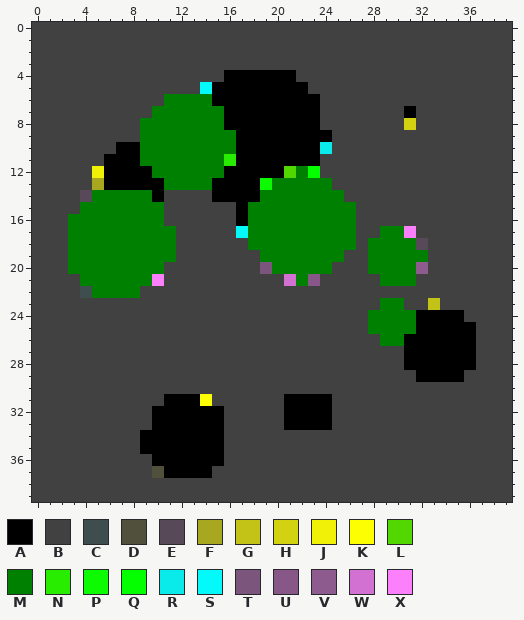
A pixel-art sprite gets an edit: results/real-img.png. Above is the file before it was changed.
The file is 40x40 pixels. Colours within 5 levels of each other are drawn and written as one.
Palette (. is transparent): A #010000  B #414141  C #3e4d4d  D #50503d  E #574957  F #a8a820  G #c2c217  H #d2d211  J #f1f107  K #fefe02  L #53d700  M #008000  N #28ed00  P #0cfb00  Q #04ff00  R #09eaea  S #04fafa  T #7b557b  U #875887  V #8e5b8e  W #d271d2  X #fc7ffc
After:
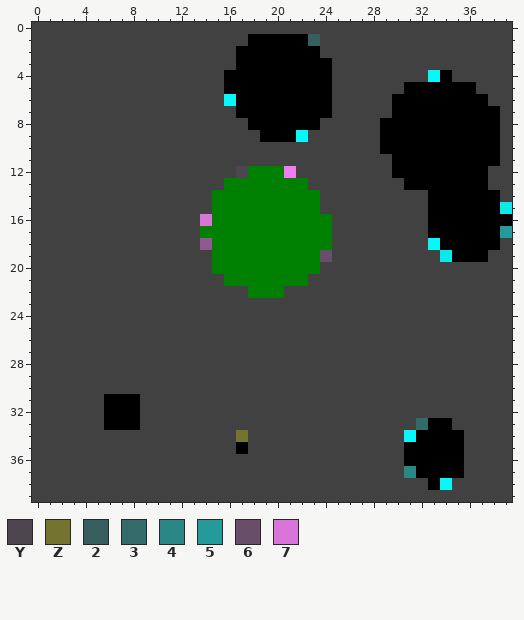
Colours new in this view: Y #4e464e  Z #747430  2 #375f5f  3 #336b6b  4 #2b8686  5 #249a9a  6 #684e68  7 #d974d9
Diff:
@@ palette @@
-L #53d700
+L #f27cf2
@@ x 0..39 @@
  0 BBBBBBBBBBBBBBBBBBBBBBBBBBBBBBBBBBBBBBBB
- 1 BBBBBBBBBBBBBBBBBBBBBBBBBBBBBBBBBBBBBBBB
- 2 BBBBBBBBBBBBBBBBBBBBBBBBBBBBBBBBBBBBBBBB
- 3 BBBBBBBBBBBBBBBBBBBBBBBBBBBBBBBBBBBBBBBB
- 4 BBBBBBBBBBBBBBBBAAAAAABBBBBBBBBBBBBBBBBB
- 5 BBBBBBBBBBBBBBSAAAAAAAABBBBBBBBBBBBBBBBB
- 6 BBBBBBBBBBBMMMMAAAAAAAAABBBBBBBBBBBBBBBB
- 7 BBBBBBBBBBMMMMMMAAAAAAAABBBBBBBABBBBBBBB
- 8 BBBBBBBBBMMMMMMMAAAAAAAABBBBBBBHBBBBBBBB
- 9 BBBBBBBBBMMMMMMMMAAAAAAAABBBBBBBBBBBBBBB
-10 BBBBBBBAAMMMMMMMMAAAAAAARBBBBBBBBBBBBBBB
-11 BBBBBBAAAMMMMMMMNAAAAAAABBBBBBBBBBBBBBBB
-12 BBBBBJAAAAMMMMMMAAAAALMQBBBBBBBBBBBBBBBB
-13 BBBBBFAAAAAMMMMAAAAPMMMMMBBBBBBBBBBBBBBB
-14 BBBBEMMMMMABBBBAAAAMMMMMMMBBBBBBBBBBBBBB
-15 BBBBMMMMMMMBBBBBBAMMMMMMMMMBBBBBBBBBBBBB
-16 BBBMMMMMMMMBBBBBBAMMMMMMMMMBBBBBBBBBBBBB
-17 BBBMMMMMMMMMBBBBBSMMMMMMMMMBBMMXBBBBBBBB
-18 BBBMMMMMMMMMBBBBBBMMMMMMMMMBMMMMEBBBBBBB
-19 BBBMMMMMMMMMBBBBBBBMMMMMMMBBMMMMMBBBBBBB
-20 BBBMMMMMMMMBBBBBBBBTMMMMMBBBMMMMVBBBBBBB
-21 BBBBMMMMMMXBBBBBBBBBBWMUBBBBBMMMBBBBBBBB
-22 BBBBCMMMMBBBBBBBBBBBBBBBBBBBBBBBBBBBBBBB
-23 BBBBBBBBBBBBBBBBBBBBBBBBBBBBBMMBBGBBBBBB
-24 BBBBBBBBBBBBBBBBBBBBBBBBBBBBMMMMAAAABBBB
-25 BBBBBBBBBBBBBBBBBBBBBBBBBBBBMMMMAAAAABBB
-26 BBBBBBBBBBBBBBBBBBBBBBBBBBBBBMMAAAAAABBB
-27 BBBBBBBBBBBBBBBBBBBBBBBBBBBBBBBAAAAAABBB
-28 BBBBBBBBBBBBBBBBBBBBBBBBBBBBBBBAAAAAABBB
-29 BBBBBBBBBBBBBBBBBBBBBBBBBBBBBBBBAAAABBBB
+ 1 BBBBBBBBBBBBBBBBBBAAAAA2BBBBBBBBBBBBBBBB
+ 2 BBBBBBBBBBBBBBBBBAAAAAAABBBBBBBBBBBBBBBB
+ 3 BBBBBBBBBBBBBBBBBAAAAAAAABBBBBBBBBBBBBBB
+ 4 BBBBBBBBBBBBBBBBAAAAAAAAABBBBBBBBSABBBBB
+ 5 BBBBBBBBBBBBBBBBAAAAAAAAABBBBBBAAAAAABBB
+ 6 BBBBBBBBBBBBBBBBSAAAAAAAABBBBBAAAAAAAABB
+ 7 BBBBBBBBBBBBBBBBBAAAAAAAABBBBBAAAAAAAAAB
+ 8 BBBBBBBBBBBBBBBBBBAAAAAABBBBBAAAAAAAAAAB
+ 9 BBBBBBBBBBBBBBBBBBBAAASBBBBBBAAAAAAAAAAB
+10 BBBBBBBBBBBBBBBBBBBBBBBBBBBBBAAAAAAAAAAB
+11 BBBBBBBBBBBBBBBBBBBBBBBBBBBBBBAAAAAAAAAB
+12 BBBBBBBBBBBBBBBBBYMMMLBBBBBBBBAAAAAAAABB
+13 BBBBBBBBBBBBBBBBMMMMMMMBBBBBBBBAAAAAAABB
+14 BBBBBBBBBBBBBBBMMMMMMMMMBBBBBBBBBAAAAAAB
+15 BBBBBBBBBBBBBBBMMMMMMMMMBBBBBBBBBAAAAAAR
+16 BBBBBBBBBBBBBB7MMMMMMMMMMBBBBBBBBAAAAAAA
+17 BBBBBBBBBBBBBBMMMMMMMMMMMBBBBBBBBAAAAAA5
+18 BBBBBBBBBBBBBBVMMMMMMMMMMBBBBBBBBSAAAAAB
+19 BBBBBBBBBBBBBBBMMMMMMMMM6BBBBBBBBBRAAABB
+20 BBBBBBBBBBBBBBBMMMMMMMMMBBBBBBBBBBBBBBBB
+21 BBBBBBBBBBBBBBBBMMMMMMMBBBBBBBBBBBBBBBBB
+22 BBBBBBBBBBBBBBBBBBMMMBBBBBBBBBBBBBBBBBBB
+23 BBBBBBBBBBBBBBBBBBBBBBBBBBBBBBBBBBBBBBBB
+24 BBBBBBBBBBBBBBBBBBBBBBBBBBBBBBBBBBBBBBBB
+25 BBBBBBBBBBBBBBBBBBBBBBBBBBBBBBBBBBBBBBBB
+26 BBBBBBBBBBBBBBBBBBBBBBBBBBBBBBBBBBBBBBBB
+27 BBBBBBBBBBBBBBBBBBBBBBBBBBBBBBBBBBBBBBBB
+28 BBBBBBBBBBBBBBBBBBBBBBBBBBBBBBBBBBBBBBBB
+29 BBBBBBBBBBBBBBBBBBBBBBBBBBBBBBBBBBBBBBBB
 30 BBBBBBBBBBBBBBBBBBBBBBBBBBBBBBBBBBBBBBBB
-31 BBBBBBBBBBBAAAKBBBBBBAAAABBBBBBBBBBBBBBB
-32 BBBBBBBBBBAAAAAABBBBBAAAABBBBBBBBBBBBBBB
-33 BBBBBBBBBBAAAAAABBBBBAAAABBBBBBBBBBBBBBB
-34 BBBBBBBBBAAAAAAABBBBBBBBBBBBBBBBBBBBBBBB
-35 BBBBBBBBBAAAAAAABBBBBBBBBBBBBBBBBBBBBBBB
-36 BBBBBBBBBBAAAAAABBBBBBBBBBBBBBBBBBBBBBBB
-37 BBBBBBBBBBDAAAABBBBBBBBBBBBBBBBBBBBBBBBB
-38 BBBBBBBBBBBBBBBBBBBBBBBBBBBBBBBBBBBBBBBB
+31 BBBBBBAAABBBBBBBBBBBBBBBBBBBBBBBBBBBBBBB
+32 BBBBBBAAABBBBBBBBBBBBBBBBBBBBBBBBBBBBBBB
+33 BBBBBBAAABBBBBBBBBBBBBBBBBBBBBBB3AABBBBB
+34 BBBBBBBBBBBBBBBBBZBBBBBBBBBBBBBSAAAABBBB
+35 BBBBBBBBBBBBBBBBBABBBBBBBBBBBBBAAAAABBBB
+36 BBBBBBBBBBBBBBBBBBBBBBBBBBBBBBBAAAAABBBB
+37 BBBBBBBBBBBBBBBBBBBBBBBBBBBBBBB4AAAABBBB
+38 BBBBBBBBBBBBBBBBBBBBBBBBBBBBBBBBBASBBBBB
 39 BBBBBBBBBBBBBBBBBBBBBBBBBBBBBBBBBBBBBBBB
Where, in picture pixels (left, top, right, bottom), the same in both pictures:
changed: (68, 34, 512, 382)
changed: (104, 394, 248, 478)
changed: (284, 394, 332, 430)
changed: (404, 418, 464, 490)
